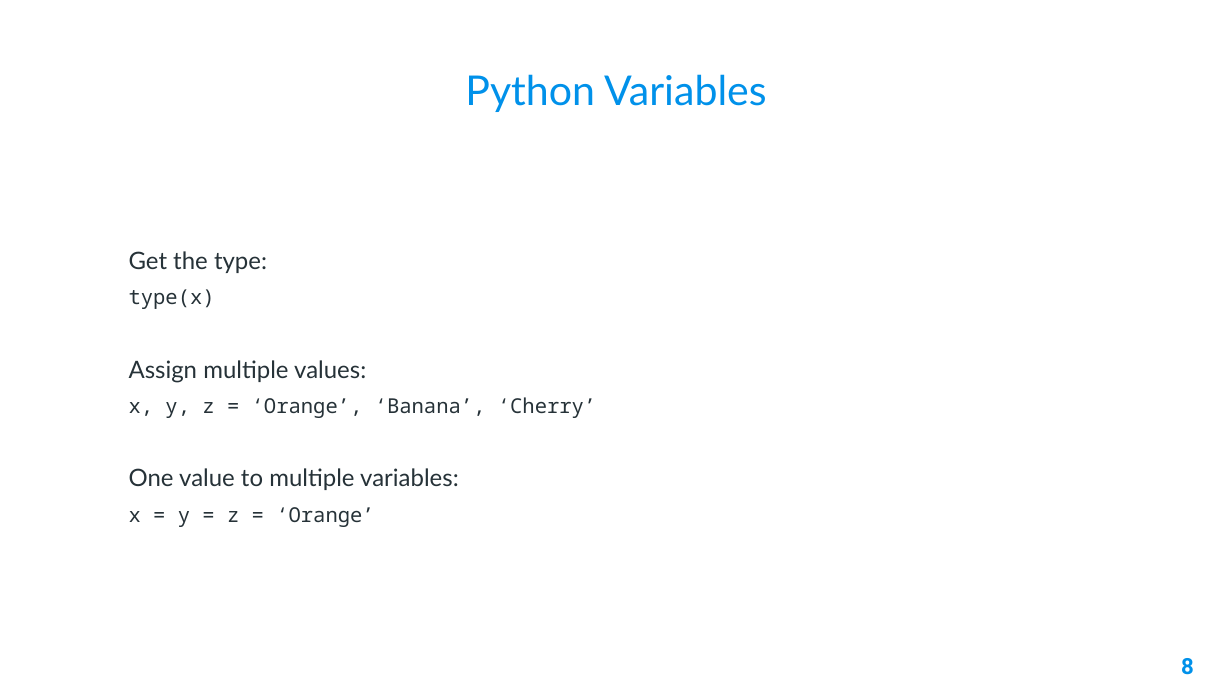
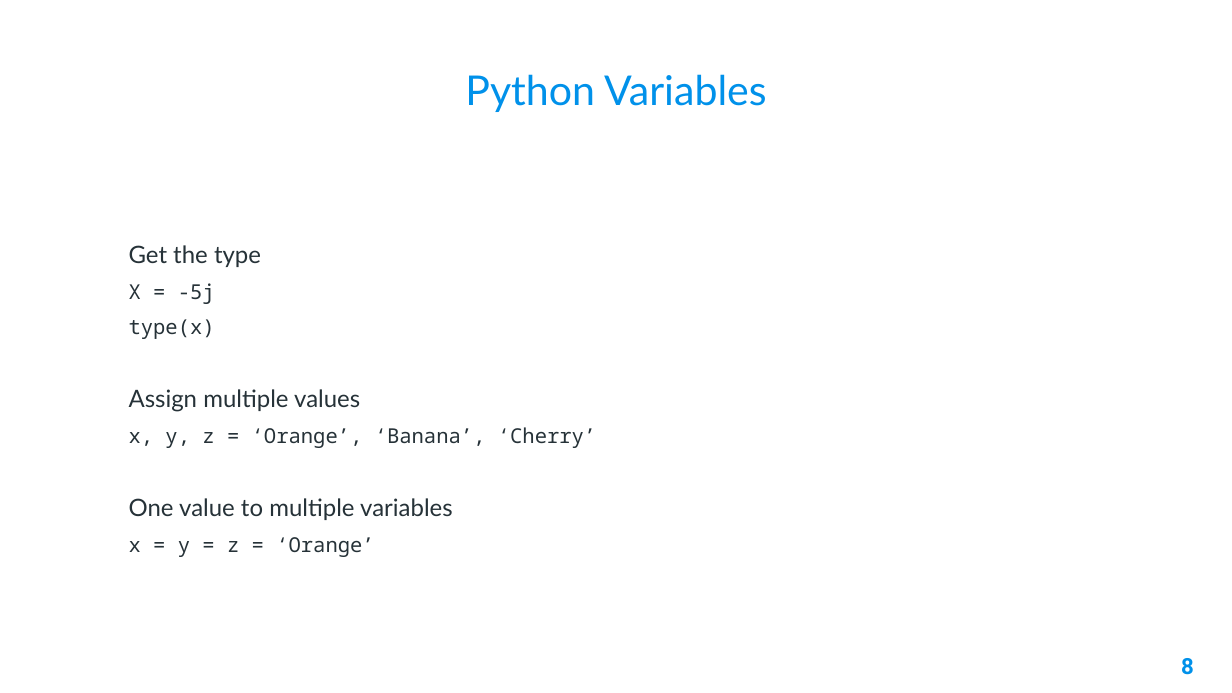
Before and after one commit to AleeRezaa/learn-python, a slide deck: slide 8 of Python.pptx. Drawn at 1232x693 pixels with LibreOffice and Linux fonts; fonts in the diff are those of the drawing; background and template pictures are left out. Boxes give left, top, right and bottom in pixels: in the first picture for what was removed or moved away, otherwise in the second. Text is boxed around its words. In the diff, an @@ line names an element or a change of style, - is before the commit and + after.

```diff
--- a/Python.pptx
+++ b/Python.pptx
@@ text at box(129, 245, 261, 304): text changed @@
-Get the type:
+Get the type
+X = -5j
@@ text at box(129, 389, 360, 412): text changed @@
-Assign multiple values:
+Assign multiple values
@@ text at box(129, 498, 453, 520): text changed @@
-One value to multiple variables:
+One value to multiple variables
```
Also in this commit, not shown: 3 other slides changed, 2 slides added, 2 other files.
